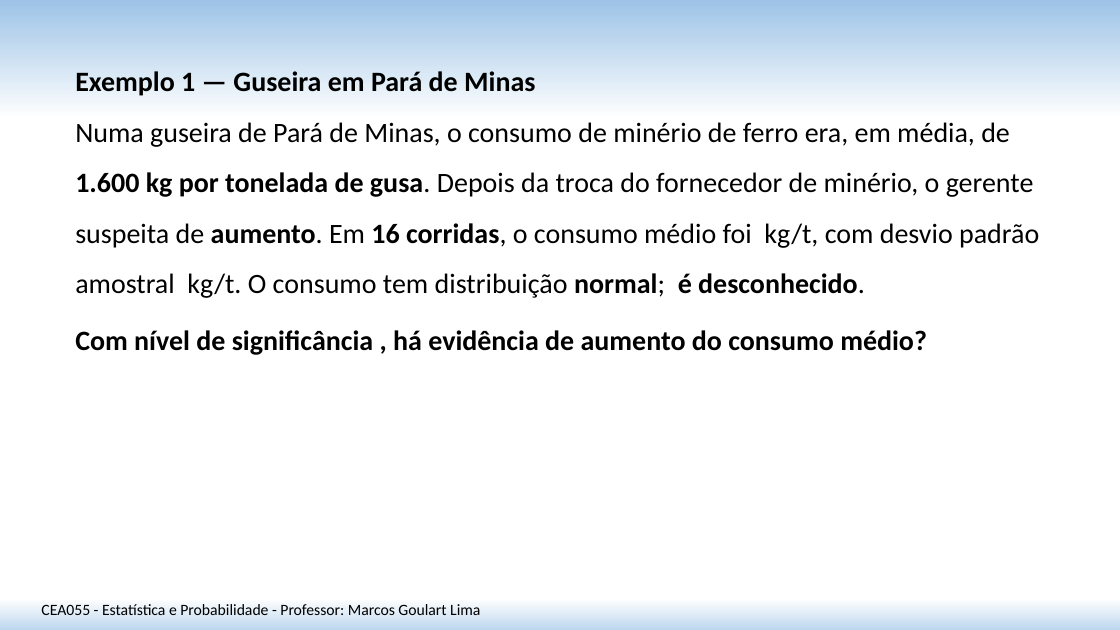
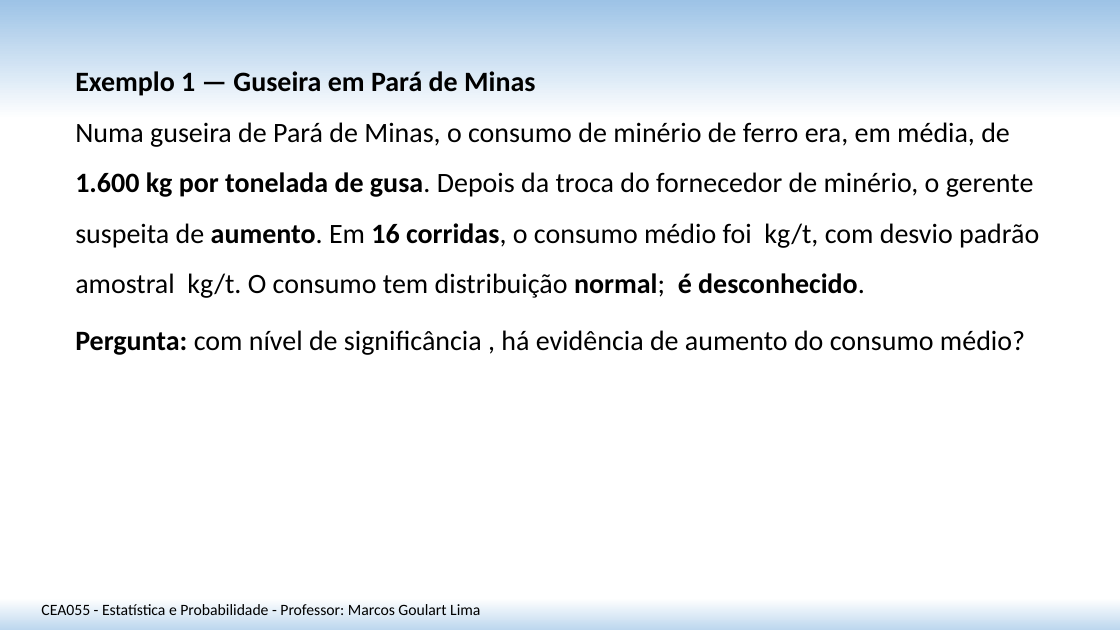
Before and after one commit to matmarcos/minhas-aulas, a slide deck: slide 4 of content/2026-2/cea055-estatistica-probabilidade/22-teste-hipotese-media-var-desconhecida/Aula_22_Teste_Hipotese_Media_Var_Desconhecida_SITE.pptx. Drawn at 1120x630 pixels with LibreOffice and Linux fonts; fonts in the diff are those of the drawing. Boxes give left, top, right and bottom in pixels: in the first picture for what was removed or moved away, otherwise in the second. Text is boxed around its words. In the diff, an @@ line names an element or a change of style, - is before the commit and + after.

```diff
--- a/content/2026-2/cea055-estatistica-probabilidade/22-teste-hipotese-media-var-desconhecida/Aula_22_Teste_Hipotese_Media_Var_Desconhecida_SITE.pptx
+++ b/content/2026-2/cea055-estatistica-probabilidade/22-teste-hipotese-media-var-desconhecida/Aula_22_Teste_Hipotese_Media_Var_Desconhecida_SITE.pptx
@@ text at box(75, 330, 1025, 355): text changed; bold off @@
-Com nível de significância , há evidência de aumento do consumo médio?
+Pergunta: com nível de significância , há evidência de aumento do consumo médio?
```
Also in this commit, not shown: 10 other slides changed, 3 other files.
